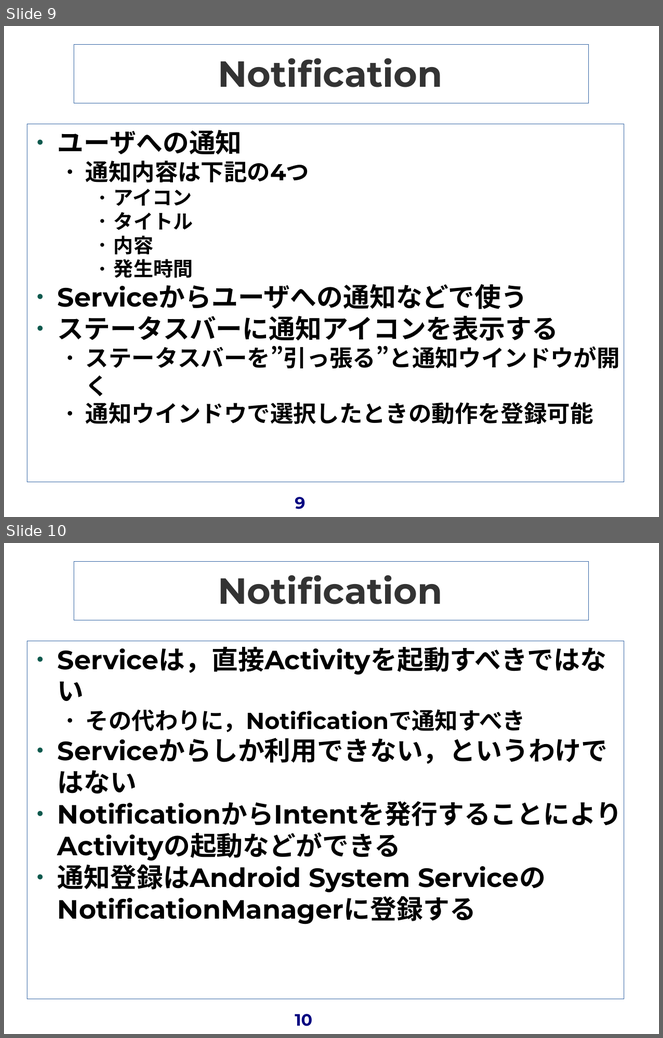
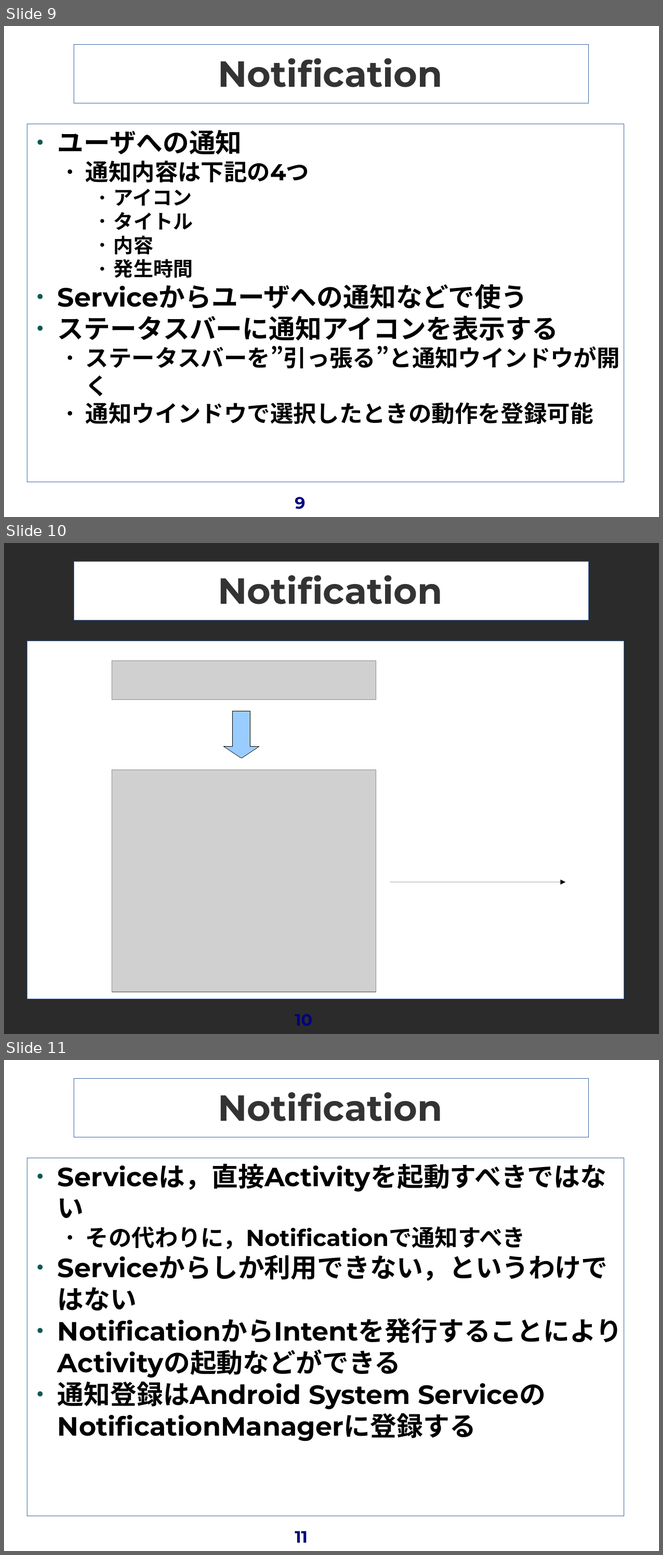
Before and after one commit to red13/presentations, a slide deck: android_20110226/activity.odp. Shown one above the other, each under a label of ours: slides 9 and 10 before the commit, slides 9, 10 and 11 after it. The pictures are 663x1038 and 663x1555 pixels, drawn with LibreOffice and Linux fonts; fonts in the diff are those of the drawing; grey boxes stand for pictures; background and template pictures are left out; a plain dark background stands for a picture behind light text. Boxes give left, top, right and bottom in pixels: in the first picture for what was removed or moved away, otherwise in the second. Text is boxed around its words. In the diff, an @@ line names an element or a change of style, - is before the commit and + after.

Commit message:
fixed status graph. add notification image.

```diff
--- a/android_20110226/activity.odp
+++ b/android_20110226/activity.odp
@@ slide 10 added at bbox=[4, 543, 659, 1034], background picture (left out); not listed: 3 template elements that a slide beside it also shows @@
@@ title added at bbox=[218, 575, 442, 604], 44 pt, text #333333, bold @@
+Notification
@@ text added at bbox=[86, 661, 227, 662], 18 pt, text #FFFFFF @@
+status bar notification
@@ picture added at bbox=[112, 661, 376, 700] @@
@@ down arrow added at bbox=[224, 711, 259, 758], fill #99CCFF, outline #000000 0 pt @@
@@ text added at bbox=[83, 770, 227, 770], 18 pt, text #FFFFFF @@
+“Notifications” window
@@ picture added at bbox=[112, 770, 376, 992] @@
@@ text added at bbox=[449, 859, 552, 882], 18 pt, text #FFFFFF @@
+PendingIntent
@@ arrow added from (390, 883) to (566, 883), #000000 0 pt @@
@@ what was slide 10 is now slide 11 @@
@@ page number at bbox=[295, 1531, 308, 1543]: text changed @@
-10
+11
```
Also in this commit, not shown: 2 slides changed, 1 other file.
